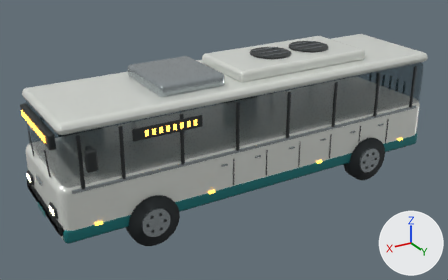
One commit to the Blender file ai_builder/static/models/city-bus-v1.blend: the scene before it, then after it.
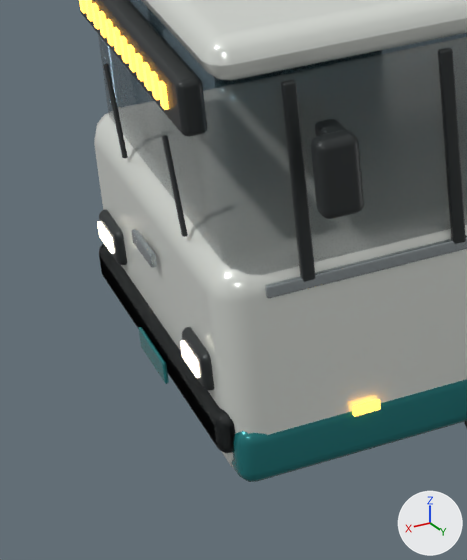
The first picture shows the older version from a camera (50 mm lens) standing at (7.27, 11.38, 7.04) and looking at (0.41, -0.06, 1.32). The close-ups show the older and then the newer version on the part from 0% to 28% of the width and 40% to 95% of the height of that picture. Only the edits that show in the close-ups are written down. The lights are fixed; the arrows at lower right show +X, +Y and +Z.

The older version as bpy lines, for what is in view:
```python
ob_headlight = bpy.data.objects.new('Headlight', me_cube_126)
ob_headlight.location = (4.757, -0.812, 1.14)
ob_headlight_001 = bpy.data.objects.new('Headlight.001', me_cube_130)
ob_headlight_001.location = (4.757, 0.812, 1.14)
ob_headlight_surround = bpy.data.objects.new('Headlight surround', me_cube_125)
ob_headlight_surround.location = (4.71, -0.812, 1.13)
ob_headlight_surround_001 = bpy.data.objects.new('Headlight surround.001', me_cube_129)
ob_headlight_surround_001.location = (4.71, 0.812, 1.13)
ob_lower_green_skirt = bpy.data.objects.new('Lower green skirt', me_cube_004)
ob_lower_green_skirt.location = (0.0, 0.0, 0.72)
ob_windscreen_wiper = bpy.data.objects.new('Windscreen wiper', me_cube_124)
ob_windscreen_wiper.location = (4.667, -0.56, 2.0)
ob_windscreen_wiper.rotation_euler = (0.32, 0.0, 0.0)  # degrees (18, 0, 0)
ob_windscreen_wiper_001 = bpy.data.objects.new('Windscreen wiper.001', me_cube_128)
ob_windscreen_wiper_001.location = (4.667, 0.56, 2.0)
ob_windscreen_wiper_001.rotation_euler = (0.32, 0.0, 0.0)  # degrees (18, 0, 0)
# also in view: 'Window mullion.014' at (3.42, 1.24, 2.19); 'Mirror.001' at (4.1, 1.46, 2.29); 'Low floor body' at (0.0, 0.0, 1.15); 'Number plate' at (4.76, 0.0, 0.77); 'Destination panel' at (4.64, 0.0, 2.58)
```
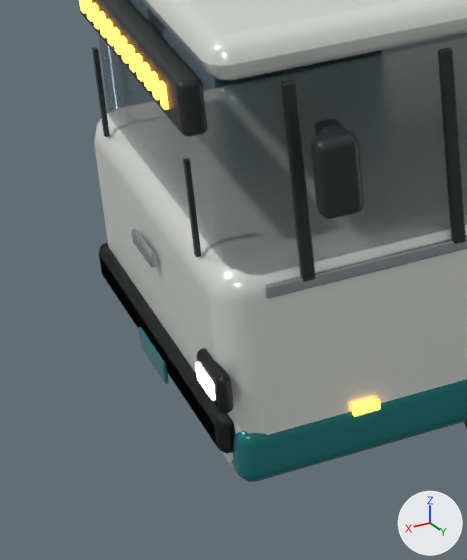
Where the change shows, as pixel boxes [x1, y1, x2, y2] in the close-ups (467 x 560 px):
'Headlight surround', moved
    before: [99, 209, 127, 265]
    after: [197, 348, 234, 413]
'Headlight surround.001', moved (not visible afterwards)
    before: [182, 327, 214, 390]
'Windscreen wiper blade front_passenger', added
    after: [183, 158, 201, 257]
'Headlight.001', moved
    before: [180, 340, 200, 378]
    after: [195, 362, 216, 401]
'Windscreen wiper.001', deleted
    before: [162, 135, 188, 237]
'Windscreen wiper blade front_driver', added
    after: [92, 47, 110, 137]
'Windscreen wiper', deleted
    before: [103, 63, 128, 158]
'Headlight', moved (not visible afterwards)
    before: [97, 221, 114, 254]
'Bumper', unchanged, uncovered by the edit
    after: [99, 242, 235, 453]
'Bumper.001', unchanged, covered by the edit
    before: [99, 244, 235, 453]

Edits to the bpy script that builds the scene:
```text
Add me_cube_128_1:
    me_cube_128_1.from_pydata(...)  # a box spanning x -0.012..0.012, y -0.018..0.018, z -0.265..0.265
    me_cube_128_1.materials.append(mat_black_trim)  # dark grey #2a2f30
Remove ob_windscreen_wiper:
    ob_windscreen_wiper = bpy.data.objects.new('Windscreen wiper', me_cube_124)
    ob_windscreen_wiper.location = (4.667, -0.56, 2.0)
    ob_windscreen_wiper.rotation_euler = (0.32, 0.0, 0.0)  # degrees (18, 0, 0)
Change ob_headlight_surround:
    ob_headlight_surround.location: (4.71, -0.812, 1.13) -> (4.71, 1.073, 1.13)
Change ob_headlight:
    ob_headlight.location: (4.757, -0.812, 1.14) -> (4.757, 1.073, 1.14)
Remove ob_windscreen_wiper_001:
    ob_windscreen_wiper_001 = bpy.data.objects.new('Windscreen wiper.001', me_cube_128)
    ob_windscreen_wiper_001.location = (4.667, 0.56, 2.0)
    ob_windscreen_wiper_001.rotation_euler = (0.32, 0.0, 0.0)  # degrees (18, 0, 0)
Change ob_headlight_surround_001:
    ob_headlight_surround_001.location: (4.71, 0.812, 1.13) -> (4.71, 1.073, 1.13)
Change ob_headlight_001:
    ob_headlight_001.location: (4.757, 0.812, 1.14) -> (4.757, 1.073, 1.14)
Add ob_windscreen_wiper_blade_front_passenger:
    ob_windscreen_wiper_blade_front_passenger = bpy.data.objects.new('Windscreen wiper blade front_passenger', me_cube_128_1)
    ob_windscreen_wiper_blade_front_passenger.location = (4.667, 0.86, 2.0)
Add ob_windscreen_wiper_blade_front_driver:
    ob_windscreen_wiper_blade_front_driver = bpy.data.objects.new('Windscreen wiper blade front_driver', me_cube_128_1.copy())
    ob_windscreen_wiper_blade_front_driver.location = (4.667, -0.86, 2.0)
```
